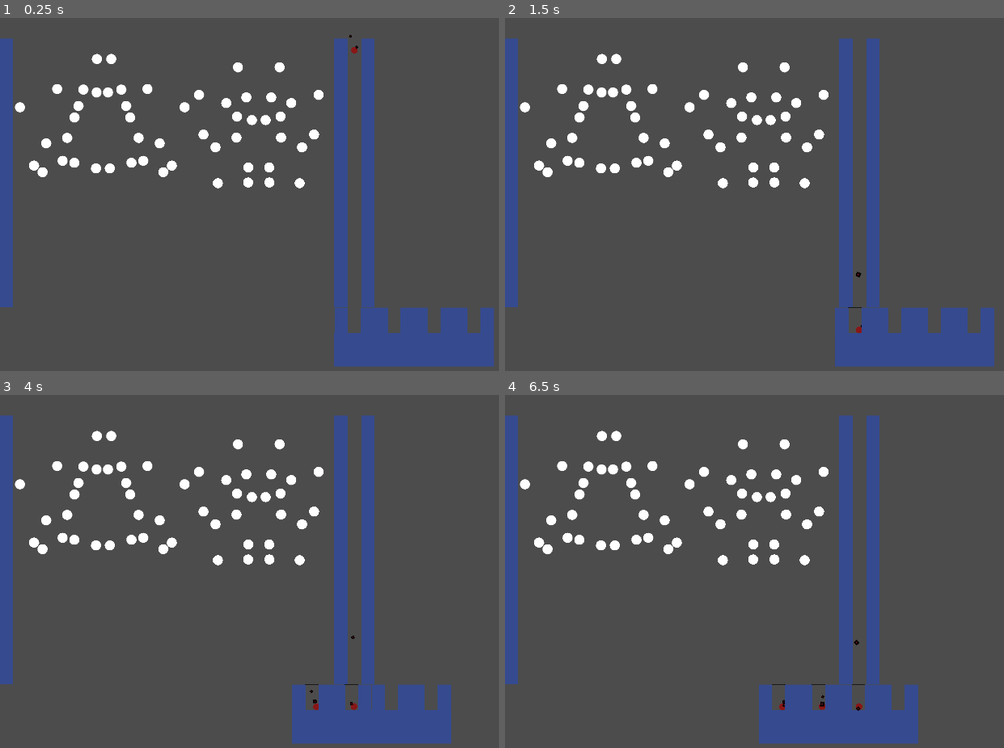
Above: before the commit, frames 1-4 (two rows, left to right).
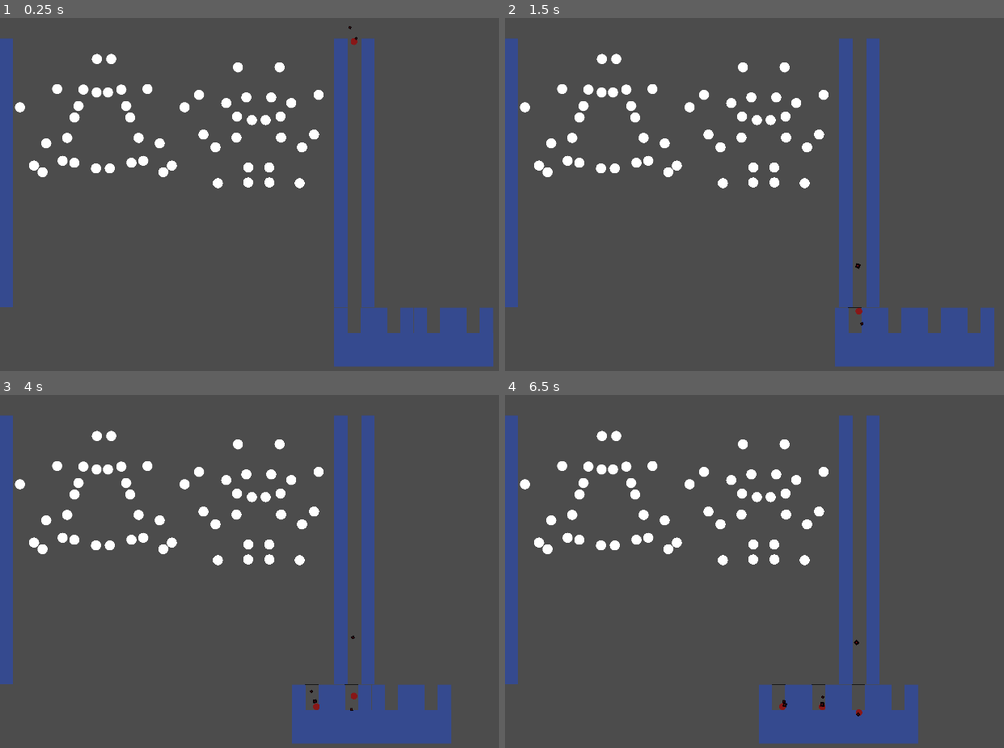
Above: after the commit, the same moments.

Repository: PaganSeaWitch/TechDemosForFunAndProfit
Game: Godot game, scene res://Scenes/plinko.tscn
Same seed, same stepped clock (60 frames per second), same inputs: the game is played once before the commit and once after it. The engine's default icon, where the game draws it, is replaced by a stand-in: a white triangle on a blue panel in a dark square.
Inputs (mouse positions are in pixels of both pictures, inside the frame that each line leads up to):
- Up to frame 1 (0.25 s): no input
- Up to frame 2 (1.5 s): move the mouse to (759, 120) at 0.52 s; move the mouse to (754, 183) at 1.27 s
- Up to frame 3 (4 s): move the mouse to (284, 493) at 2.02 s; move the mouse to (299, 560) at 2.77 s; move the mouse to (269, 543) at 3.52 s
- Up to frame 4 (6.5 s): move the mouse to (744, 444) at 4.27 s; move the mouse to (799, 479) at 5.02 s; move the mouse to (709, 511) at 5.77 s

The runs differ from the first frame. In frame 1, 0.2% of the frame differs, in the area x 66-100%, y 2-99%; in frame 2, less than 0.1%; in frame 3, less than 0.1%; in frame 4, less than 0.1%.

Commit message:
added info

Diff:
--- a/PARTICLES/GODOT/PARTICLES/Fonts/vonigue-64.tres
+++ b/PARTICLES/GODOT/PARTICLES/Fonts/vonigue-64.tres
@@ -1,7 +1,4 @@
-[gd_resource type="DynamicFont" load_steps=2 format=2]
-
-[ext_resource path="res://Fonts/vonique-64/Vonique 64 Bold Italic.ttf" type="DynamicFontData" id=1]
+[gd_resource type="DynamicFont" format=2]
 
 [resource]
 size = 8
-font_data = ExtResource( 1 )
--- a/PARTICLES/GODOT/PARTICLES/Scenes/Ball Scenes/BALL.tscn
+++ b/PARTICLES/GODOT/PARTICLES/Scenes/Ball Scenes/BALL.tscn
@@ -1,10 +1,12 @@
-[gd_scene load_steps=8 format=2]
+[gd_scene load_steps=11 format=2]
 
 [ext_resource path="res://icon.png" type="Texture" id=1]
 [ext_resource path="res://Scripts/BallInheritenceTree/BALL.gd" type="Script" id=2]
+[ext_resource path="res://Scenes/Ball Scenes/BallInfo.gd" type="Script" id=3]
+[ext_resource path="res://Fonts/preview/Preview.otf" type="DynamicFontData" id=4]
 
 [sub_resource type="PhysicsMaterial" id=1]
-bounce = 10.0
+bounce = 1.0
 
 [sub_resource type="CircleShape2D" id=2]
 radius = 1.01718
@@ -19,9 +21,13 @@
 gradient = SubResource( 4 )
 width = 1
 
+[sub_resource type="DynamicFont" id=6]
+font_data = ExtResource( 4 )
+
 [node name="BALL" type="RigidBody2D" groups=[
 "Balls",
 ]]
+input_pickable = true
 mass = 1668.54
 physics_material_override = SubResource( 1 )
 gravity_scale = 10.0
@@ -61,4 +67,33 @@
 scale_amount_random = 0.15
 color = Color( 0.945098, 0.0941176, 0.0941176, 1 )
 
+[node name="Control" type="Control" parent="."]
+visible = false
+margin_left = -98.0
+margin_top = -94.0
+margin_right = 74.0
+margin_bottom = -19.0
+script = ExtResource( 3 )
+__meta__ = {
+"_edit_use_anchors_": false
+}
+
+[node name="RichTextLabel" type="RichTextLabel" parent="Control"]
+anchor_left = 0.203
+anchor_top = 0.497
+anchor_right = 1.023
+anchor_bottom = 1.0
+margin_left = -0.0320663
+margin_top = -0.0340424
+margin_right = -0.072052
+margin_bottom = 0.240959
+custom_fonts/normal_font = SubResource( 6 )
+text = "Generic Ball
+Does Nothing"
+__meta__ = {
+"_edit_use_anchors_": false
+}
+
 [connection signal="body_shape_entered" from="." to="." method="_on_BALL_body_shape_entered"]
+[connection signal="mouse_entered" from="." to="Control" method="_on_BALL_mouse_entered"]
+[connection signal="mouse_exited" from="." to="Control" method="_on_BALL_mouse_exited"]
--- /dev/null
+++ b/PARTICLES/GODOT/PARTICLES/Scenes/Ball Scenes/BallInfo.gd
@@ -0,0 +1,24 @@
+extends Control
+
+
+# Declare member variables here. Examples:
+# var a = 2
+# var b = "text"
+
+
+# Called when the node enters the scene tree for the first time.
+func _ready():
+	pass # Replace with function body.
+
+
+# Called every frame. 'delta' is the elapsed time since the previous frame.
+#func _process(delta):
+#	pass
+
+
+func _on_BALL_mouse_entered():
+	self.visible = true
+
+
+func _on_BALL_mouse_exited():
+		self.visible = false
--- a/PARTICLES/GODOT/PARTICLES/Scenes/BallCarrier.gd
+++ b/PARTICLES/GODOT/PARTICLES/Scenes/BallCarrier.gd
@@ -15,7 +15,7 @@
 # Called when the node enters the scene tree for the first time.
 func _ready():
 	to = Vector2(1054.036,953.508)
-
+	from = get_child(currentContainer)
 
 
 # Called every frame. 'delta' is the elapsed time since the previous frame.
--- a/PARTICLES/GODOT/PARTICLES/Scenes/plinko.tscn
+++ b/PARTICLES/GODOT/PARTICLES/Scenes/plinko.tscn
@@ -1,9 +1,8 @@
-[gd_scene load_steps=8 format=2]
+[gd_scene load_steps=7 format=2]
 
 [ext_resource path="res://Scenes/RandomPegZoneTake2.tscn" type="PackedScene" id=1]
 [ext_resource path="res://Scenes/BallCarrier.gd" type="Script" id=2]
 [ext_resource path="res://Scenes/GarbageCollector.tscn" type="PackedScene" id=3]
-[ext_resource path="res://Scenes/Ball Scenes/Paint Balls/YellowPaintBall.tscn" type="PackedScene" id=4]
 [ext_resource path="res://Wall.tscn" type="PackedScene" id=5]
 [ext_resource path="res://BallContainer.tscn" type="PackedScene" id=6]
 [ext_resource path="res://Scenes/ballDropPosition.gd" type="Script" id=7]
@@ -13,9 +12,6 @@
 __meta__ = {
 "_edit_lock_": true
 }
-
-[node name="BALL2" parent="." instance=ExtResource( 4 )]
-position = Vector2( 1052.54, 96.4729 )
 
 [node name="Area2D" parent="." instance=ExtResource( 3 )]
 position = Vector2( 33.1451, 785.2 )
--- a/PARTICLES/GODOT/PARTICLES/Scenes/stopGap.gd
+++ b/PARTICLES/GODOT/PARTICLES/Scenes/stopGap.gd
@@ -6,5 +6,5 @@
 	self.collision_layer = 1
 	self.collision_mask = 1
 	self.visible = true
-	body.set_linear_velocity(Vector2(0, 10))
+	body.set_linear_damp(10)
 	get_tree().call_group("BallCarrier", "moveCarrier")
Not shown: 7 places in PARTICLES/GODOT/PARTICLES/Scenes/Peg Scenes/PEG.tscn that only renumber resources
